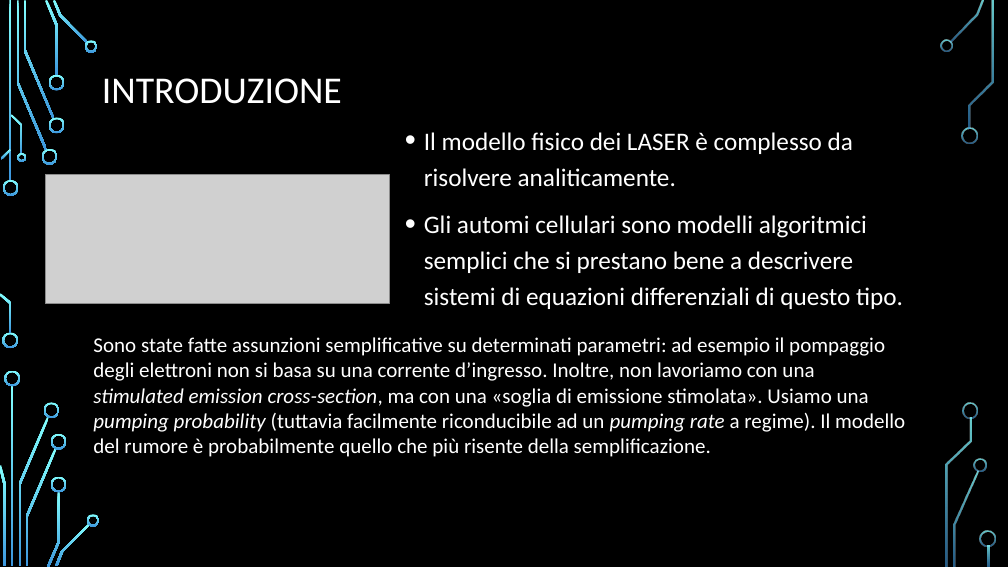
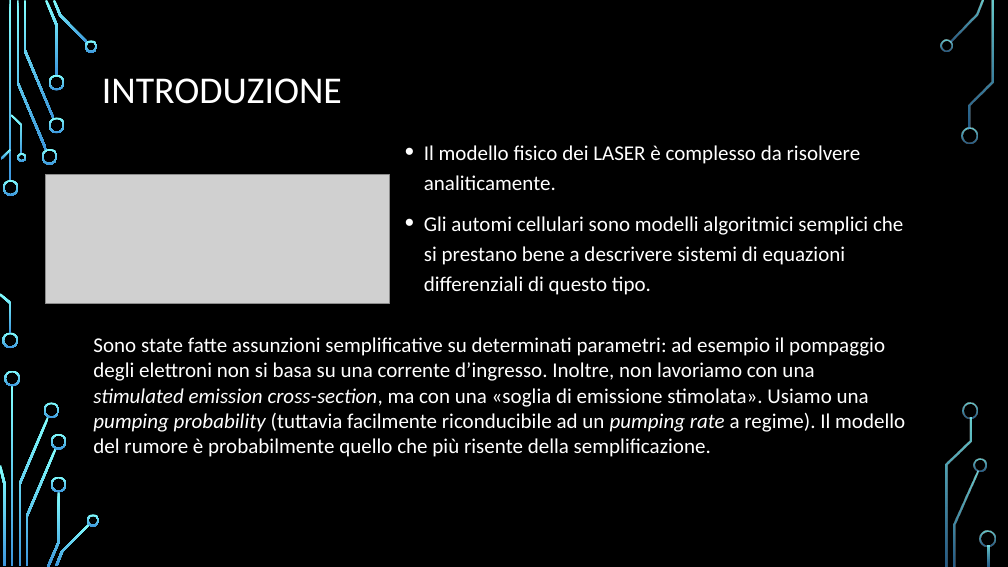
Before and after one commit to Frank01001/LASER-Dynamics-Simulation, a slide deck: slide 2 of Presentation/PresentazioneDispositivi.pptx. Drawn at 1008x567 pixels with LibreOffice and Linux fonts; fonts in the diff are those of the drawing; grey boxes stand for pictures; background and template pictures are left out. Boxes give left, top, right and bottom in pixels: in the first picture for what was removed or moved away, otherwise in the second. Text is boxed around its words. In the diff, an @@ line names an element or a change of style, - is before the commit and + after.

```diff
--- a/Presentation/PresentazioneDispositivi.pptx
+++ b/Presentation/PresentazioneDispositivi.pptx
@@ text "Il modello fisico dei LASER ...": place and size @@
-text "Il modello fisico dei LASER ..." at [424, 132, 903, 309]
+text "Il modello fisico dei LASER ..." at [424, 145, 903, 295]
@@ text "Il modello fisico dei LASER ..." at [424, 145, 903, 295]: size 24 to 20 pt @@
```
Also in this commit, not shown: 14 other slides changed, 2 other files.
